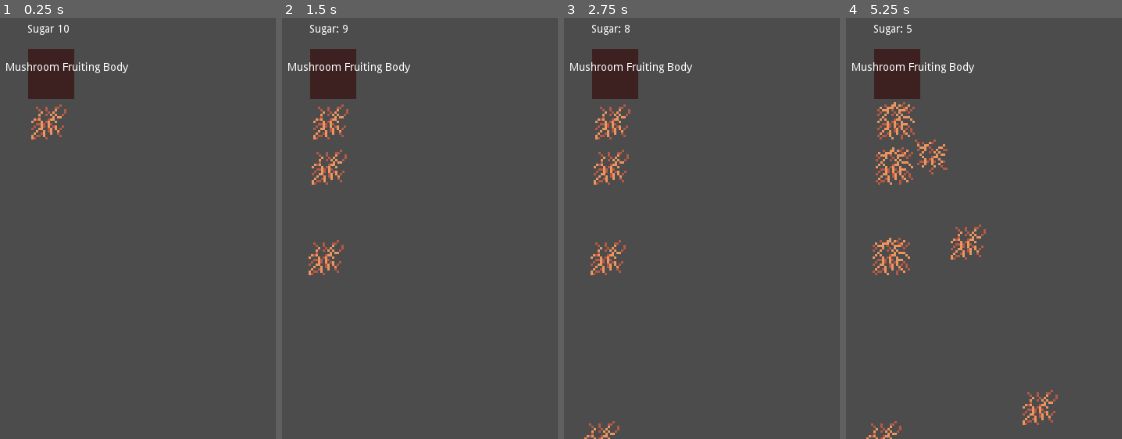
Above: before the commit, frames 1-4 (left to right).
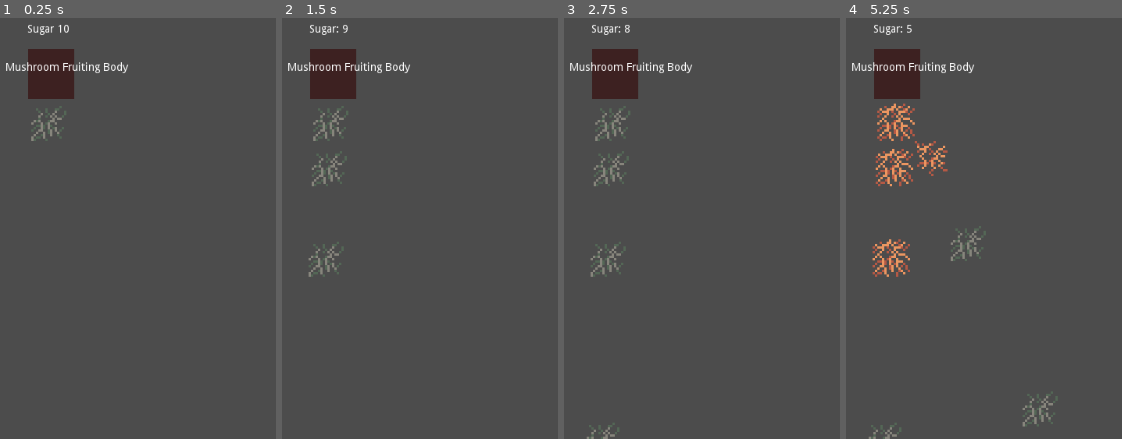
Above: after the commit, the same moments.

Repository: RoxT/rootroutes
Game: Godot game, scene res://RootTest.tscn
The game is run twice, just before and just after one commit, with the same random seed, the same clock (stepped at 60 frames per second) and the same inputs.
Inputs (mouse positions are in pixels of both pictures, inside the frame that each line leads up to):
- Up to frame 1 (0.25 s): no input
- Up to frame 2 (1.5 s): tap Enter at 0.5 s; drag from (331, 119) to (outside the picture) at 0.52 s; tap Space at 1.25 s; drag from (331, 165) to (466, 300) at 1.27 s
- Up to frame 3 (2.75 s): tap Enter at 2 s; move the mouse to (608, 257) at 2.02 s; click (608, 257) at 2.17 s
- Up to frame 4 (5.25 s): tap Space at 2.75, 4.25 s; drag from (884, 438) to (895, 119) at 2.77 s; tap Enter at 3.5 s; move the mouse to (outside the picture) at 3.52 s; click (outside the picture) at 3.67 s; drag from (934, 156) to (950, 89) at 4.27 s; move the mouse to (970, 241) at 5.02 s; click (970, 241) at 5.17 s

The runs differ from the first frame. In frame 1, 0.5% of the frame differs, in the area x 11-25%, y 20-30%; in frame 2, 1.5%; in frame 3, 1.8%; in frame 4, 3.5%, in the area x 7-77%, y 19-100%.

Commit message:
dead roots

Diff:
--- a/RootRoutes/scenes/Root.tscn
+++ b/RootRoutes/scenes/Root.tscn
@@ -10,6 +10,15 @@
 [ext_resource path="res://textures/root-up.png" type="Texture" id=8]
 [ext_resource path="res://textures/root-upright.png" type="Texture" id=9]
 [ext_resource path="res://textures/root-upleft.png" type="Texture" id=10]
+[ext_resource path="res://textures/deadroot-upright.png" type="Texture" id=11]
+[ext_resource path="res://textures/deadroot-left.png" type="Texture" id=12]
+[ext_resource path="res://textures/deadroot-mature.png" type="Texture" id=13]
+[ext_resource path="res://textures/deadroot-downright.png" type="Texture" id=14]
+[ext_resource path="res://textures/deadroot-down.png" type="Texture" id=15]
+[ext_resource path="res://textures/deadroot-right.png" type="Texture" id=16]
+[ext_resource path="res://textures/deadroot-upleft.png" type="Texture" id=17]
+[ext_resource path="res://textures/deadroot-downleft.png" type="Texture" id=18]
+[ext_resource path="res://textures/deadroot-up.png" type="Texture" id=19]
 
 [sub_resource type="SpriteFrames" id=3]
 animations = [ {
@@ -18,9 +27,19 @@
 "name": "down",
 "speed": 5.0
 }, {
+"frames": [ ExtResource( 15 ) ],
+"loop": true,
+"name": "down-dead",
+"speed": 5.0
+}, {
 "frames": [ ExtResource( 5 ) ],
 "loop": true,
 "name": "down-left",
+"speed": 5.0
+}, {
+"frames": [ ExtResource( 18 ) ],
+"loop": true,
+"name": "down-left-dead",
 "speed": 5.0
 }, {
 "frames": [ ExtResource( 6 ) ],
@@ -28,9 +47,19 @@
 "name": "down-right",
 "speed": 5.0
 }, {
+"frames": [ ExtResource( 14 ) ],
+"loop": true,
+"name": "down-right-dead",
+"speed": 5.0
+}, {
 "frames": [ ExtResource( 2 ) ],
 "loop": true,
 "name": "left",
+"speed": 5.0
+}, {
+"frames": [ ExtResource( 12 ) ],
+"loop": true,
+"name": "left-dead",
 "speed": 5.0
 }, {
 "frames": [ ExtResource( 7 ) ],
@@ -38,9 +67,19 @@
 "name": "mature",
 "speed": 5.0
 }, {
+"frames": [ ExtResource( 13 ) ],
+"loop": true,
+"name": "mature-dead",
+"speed": 5.0
+}, {
 "frames": [ ExtResource( 4 ) ],
 "loop": true,
 "name": "right",
+"speed": 5.0
+}, {
+"frames": [ ExtResource( 16 ) ],
+"loop": true,
+"name": "right-dead",
 "speed": 5.0
 }, {
 "frames": [ ExtResource( 8 ) ],
@@ -48,14 +87,29 @@
 "name": "up",
 "speed": 5.0
 }, {
+"frames": [ ExtResource( 19 ) ],
+"loop": true,
+"name": "up-dead",
+"speed": 5.0
+}, {
 "frames": [ ExtResource( 10 ) ],
 "loop": true,
 "name": "up-left",
 "speed": 5.0
 }, {
+"frames": [ ExtResource( 17 ) ],
+"loop": true,
+"name": "up-left-dead",
+"speed": 5.0
+}, {
 "frames": [ ExtResource( 9 ) ],
 "loop": false,
 "name": "up-right",
+"speed": 5.0
+}, {
+"frames": [ ExtResource( 11 ) ],
+"loop": true,
+"name": "up-right-dead",
 "speed": 5.0
 } ]
 
@@ -67,8 +121,9 @@
 script = ExtResource( 1 )
 
 [node name="RootSprite" type="AnimatedSprite" parent="."]
+position = Vector2( 0, 2 )
 frames = SubResource( 3 )
-animation = "up-right"
+animation = "up-right-dead"
 
 [node name="CollisionShape2D" type="CollisionShape2D" parent="."]
 shape = SubResource( 2 )
Not shown: 1 places in RootRoutes/scenes/Root.tscn that only renumber resources
